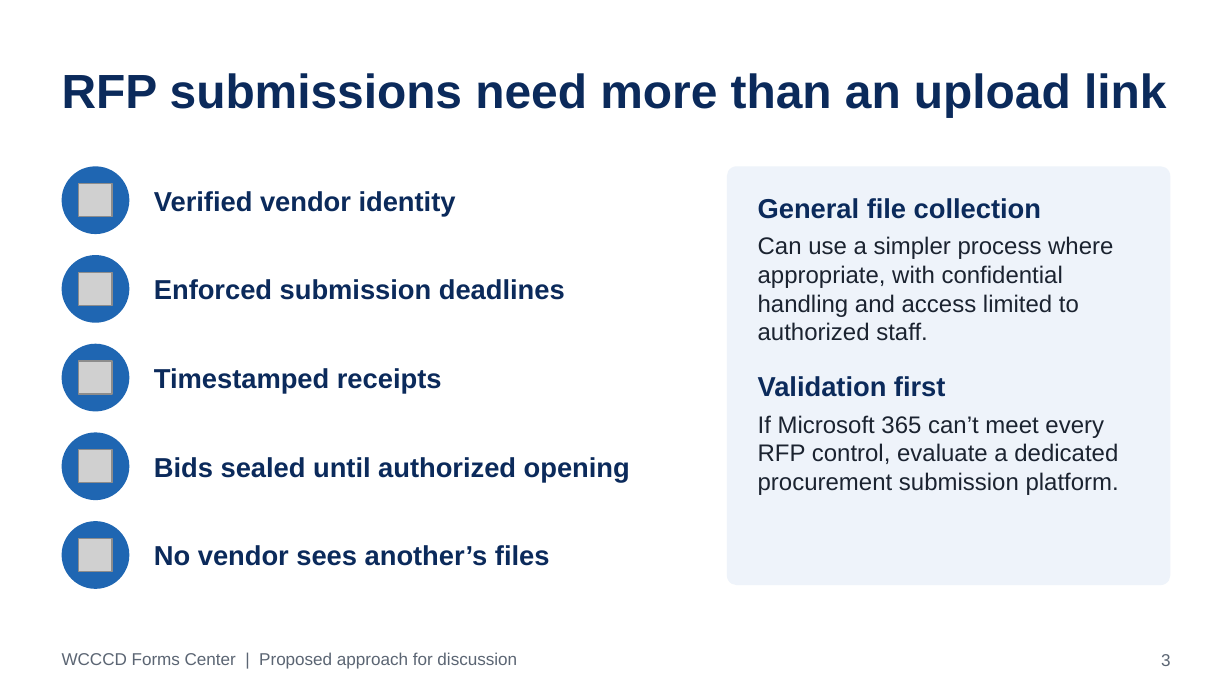
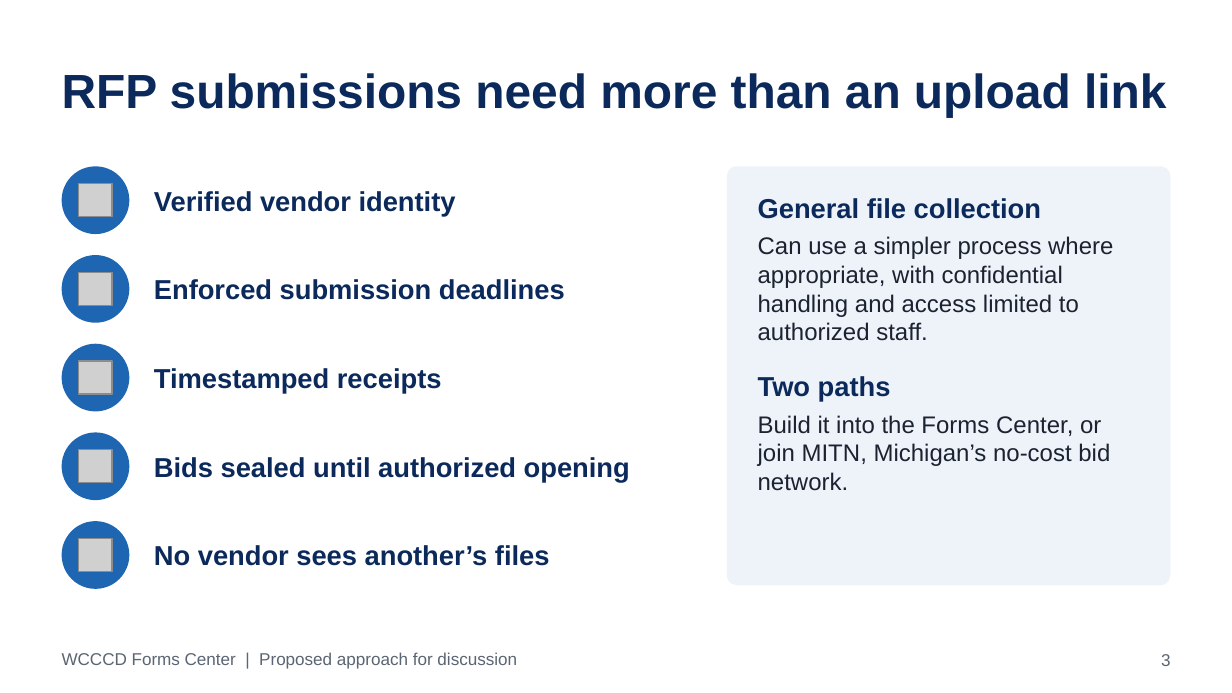
Before and after one commit to Ecrutch1/WCCCD-FORMS-CENTER, a slide deck: slide 3 of WCCCD_Forms_Center_Deck.pptx. Drawn at 1232x693 pixels with LibreOffice and Linux fonts; fonts in the diff are those of the drawing; grey boxes stand for pictures. Boxes give left, top, right and bottom in pixels: in the first picture for what was removed or moved away, otherwise in the second. Text is boxed around its words. In the diff, an @@ line names an element or a change of style, - is before the commit and + after.

```diff
--- a/WCCCD_Forms_Center_Deck.pptx
+++ b/WCCCD_Forms_Center_Deck.pptx
@@ text at (758,376,1110,491): text changed @@
-Validation first
-If Microsoft 365 can’t meet every RFP control, evaluate a dedicated procurement submission platform.
+Two paths
+Build it into the Forms Center, or join MITN, Michigan’s no-cost bid network.
```
Also in this commit, not shown: 1 other slide changed, 6 other files.
